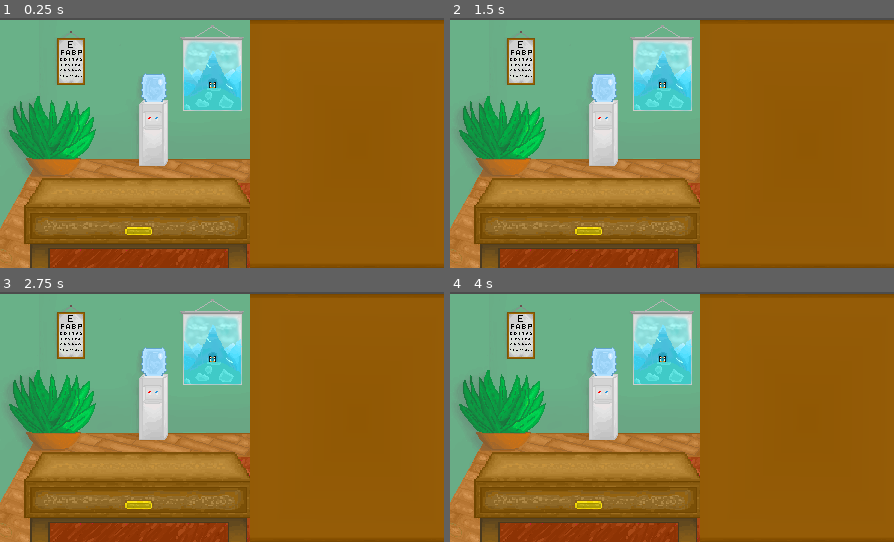
Above: before the commit, frames 1-4 (two rows, left to right).
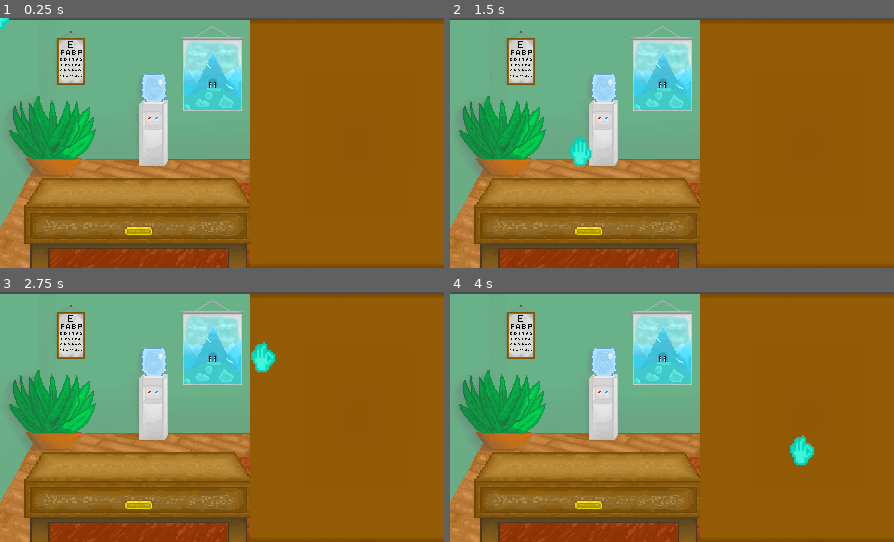
Above: after the commit, the same moments.

Repository: kari0036/Next-please-game-
Game: Godot game, scene res://Gabinet_Lekarski.tscn
The game is run twice, just before and just after one commit, with the same random seed, the same clock (stepped at 60 frames per second) and the same inputs.
Inputs (mouse positions are in pixels of both pictures, inside the frame that each line leads up to):
- Up to frame 1 (0.25 s): no input
- Up to frame 2 (1.5 s): tap Enter at 0.5 s; move the mouse to (769, 130) at 0.52 s; press the mouse at (769, 130) at 0.53 s; tap Space at 1.25 s; move the mouse to (583, 155) at 1.27 s; release the mouse at (583, 155) at 1.28 s; click (583, 155) at 1.35 s
- Up to frame 3 (2.75 s): tap Enter at 2 s; move the mouse to (266, 362) at 2.02 s; press the mouse at (266, 362) at 2.03 s
- Up to frame 4 (4 s): tap Space at 2.75 s; move the mouse to (649, 467) at 2.77 s; release the mouse at (649, 467) at 2.78 s; click (649, 467) at 2.85 s; tap Enter at 3.5 s; move the mouse to (805, 454) at 3.52 s; press the mouse at (805, 454) at 3.53 s

The runs differ from the first frame. In frame 1, less than 0.1% of the frame differs, in the area x 0-3%, y 0-5%; in frame 2, 0.4%; in frame 3, 0.5%, in the area x 56-63%, y 20-32%; in frame 4, 0.5%.

Commit message:
add hand

Diff:
--- a/Next Please Game/Gabinet_Lekarski.tscn
+++ b/Next Please Game/Gabinet_Lekarski.tscn
@@ -1,7 +1,30 @@
-[gd_scene load_steps=3 format=2]
+[gd_scene load_steps=9 format=2]
 
+[ext_resource path="res://ręka.gd" type="Script" id=1]
 [ext_resource path="res://assets/pokuj.png" type="Texture" id=2]
+[ext_resource path="res://assets/hand.png" type="Texture" id=3]
 [ext_resource path="res://assets/stół.png" type="Texture" id=5]
+
+[sub_resource type="CircleShape2D" id=5]
+radius = 13.8905
+
+[sub_resource type="AtlasTexture" id=2]
+flags = 4
+atlas = ExtResource( 3 )
+region = Rect2( 0, 0, 32, 32 )
+
+[sub_resource type="AtlasTexture" id=3]
+flags = 4
+atlas = ExtResource( 3 )
+region = Rect2( 32, 0, 32, 32 )
+
+[sub_resource type="SpriteFrames" id=4]
+animations = [ {
+"frames": [ SubResource( 2 ), SubResource( 3 ) ],
+"loop": true,
+"name": "default",
+"speed": 5.0
+} ]
 
 [node name="Node2D" type="Node2D"]
 position = Vector2( -3.36365, -3.36359 )
@@ -14,3 +37,18 @@
 [node name="pokuj" type="Sprite" parent="."]
 position = Vector2( 128.779, 130.57 )
 texture = ExtResource( 2 )
+
+[node name="ręka" type="KinematicBody2D" parent="."]
+position = Vector2( 138.5, 122 )
+script = ExtResource( 1 )
+__meta__ = {
+"_edit_group_": true
+}
+
+[node name="CollisionShape2D" type="CollisionShape2D" parent="ręka"]
+shape = SubResource( 5 )
+
+[node name="sprite" type="AnimatedSprite" parent="ręka"]
+position = Vector2( -0.5, -0.5 )
+frames = SubResource( 4 )
+frame = 1
--- a/Next Please Game/pliki-jacentego/ręka.gd
+++ /dev/null
@@ -1,40 +0,0 @@
-extends KinematicBody2D
-
-
-
-# Declare member variables here. Examples:
-# var a = 2
-# var b = "text"
-
-enum STATE{
-	IDLE,
-	GRAB
-}
-
-onready var sprite = $Sprite
-
-# Called when the node enters the scene tree for the first time.
-func _ready():
-	Input.set_mouse_mode(Input.MOUSE_MODE_HIDDEN)
-
-func grab_state():
-	sprite.frame = 1
-
-func idle_state():
-	sprite.frame = 0
-
-
-# Called every frame. 'delta' is the elapsed time since the previous frame.
-
-var current_state
-func _physics_process(delta):
-	position = lerp(get_global_mouse_position(),position,0.6)
-
-	if (Input.is_action_pressed("grab")): current_state = STATE.GRAB
-	else: current_state = STATE.IDLE
-
-	match current_state:
-		STATE.IDLE:
-			idle_state()
-		STATE.GRAB:
-			grab_state()
--- a/Next Please Game/project.godot
+++ b/Next Please Game/project.godot
@@ -26,6 +26,23 @@
 window/stretch/mode="2d"
 window/stretch/aspect="keep"
 
+[input]
+
+ui_accept={
+"deadzone": 0.5,
+"events": [ Object(InputEventKey,"resource_local_to_scene":false,"resource_name":"","device":0,"alt":false,"shift":false,"control":false,"meta":false,"command":false,"pressed":false,"scancode":16777221,"unicode":0,"echo":false,"script":null)
+, Object(InputEventKey,"resource_local_to_scene":false,"resource_name":"","device":0,"alt":false,"shift":false,"control":false,"meta":false,"command":false,"pressed":false,"scancode":16777222,"unicode":0,"echo":false,"script":null)
+, Object(InputEventKey,"resource_local_to_scene":false,"resource_name":"","device":0,"alt":false,"shift":false,"control":false,"meta":false,"command":false,"pressed":false,"scancode":32,"unicode":0,"echo":false,"script":null)
+, Object(InputEventJoypadButton,"resource_local_to_scene":false,"resource_name":"","device":0,"button_index":0,"pressure":0.0,"pressed":false,"script":null)
+, Object(InputEventMouseButton,"resource_local_to_scene":false,"resource_name":"","device":0,"alt":false,"shift":false,"control":false,"meta":false,"command":false,"button_mask":0,"position":Vector2( 0, 0 ),"global_position":Vector2( 0, 0 ),"factor":1.0,"button_index":1,"pressed":false,"doubleclick":false,"script":null)
+ ]
+}
+grab={
+"deadzone": 0.5,
+"events": [ Object(InputEventMouseButton,"resource_local_to_scene":false,"resource_name":"","device":0,"alt":false,"shift":false,"control":false,"meta":false,"command":false,"button_mask":0,"position":Vector2( 0, 0 ),"global_position":Vector2( 0, 0 ),"factor":1.0,"button_index":1,"pressed":false,"doubleclick":false,"script":null)
+ ]
+}
+
 [rendering]
 
 environment/default_environment="res://default_env.tres"
--- /dev/null
+++ b/Next Please Game/ręka.gd
@@ -0,0 +1,35 @@
+extends KinematicBody2D
+
+
+enum STATE{
+	IDLE,
+	GRAB
+}
+
+onready var sprite = $sprite
+
+
+func _ready():
+	Input.set_mouse_mode(Input.MOUSE_MODE_HIDDEN)
+
+func grab_state():
+	sprite.frame = 1
+
+func idle_state():
+	sprite.frame = 0
+
+
+
+
+var current_state
+func _physics_process(delta):
+	position = lerp(get_global_mouse_position(),position,0.6)
+
+	if (Input.is_action_pressed("grab")): current_state = STATE.GRAB
+	else: current_state = STATE.IDLE
+
+	match current_state:
+		STATE.IDLE:
+			idle_state()
+		STATE.GRAB:
+			grab_state()
Empty file added: Next Please Game/AnimatedSprite2.gd
Binary file changed: Next Please Game/assets/hand.png
Not shown, added: Next Please Game/assets/hand.png~
